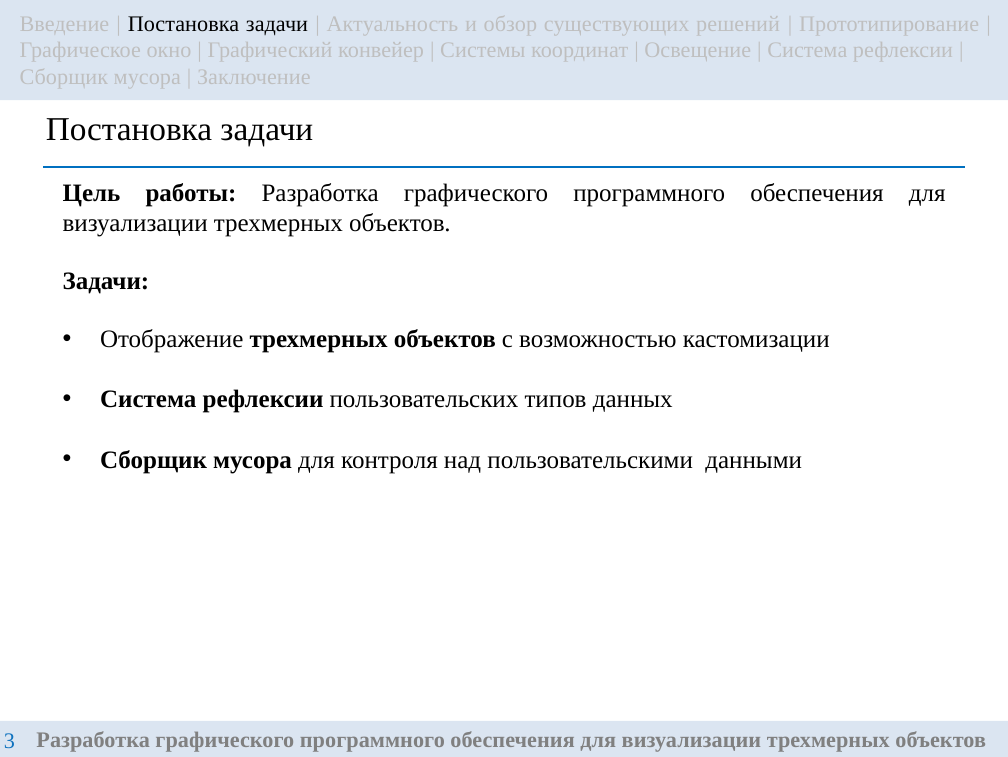
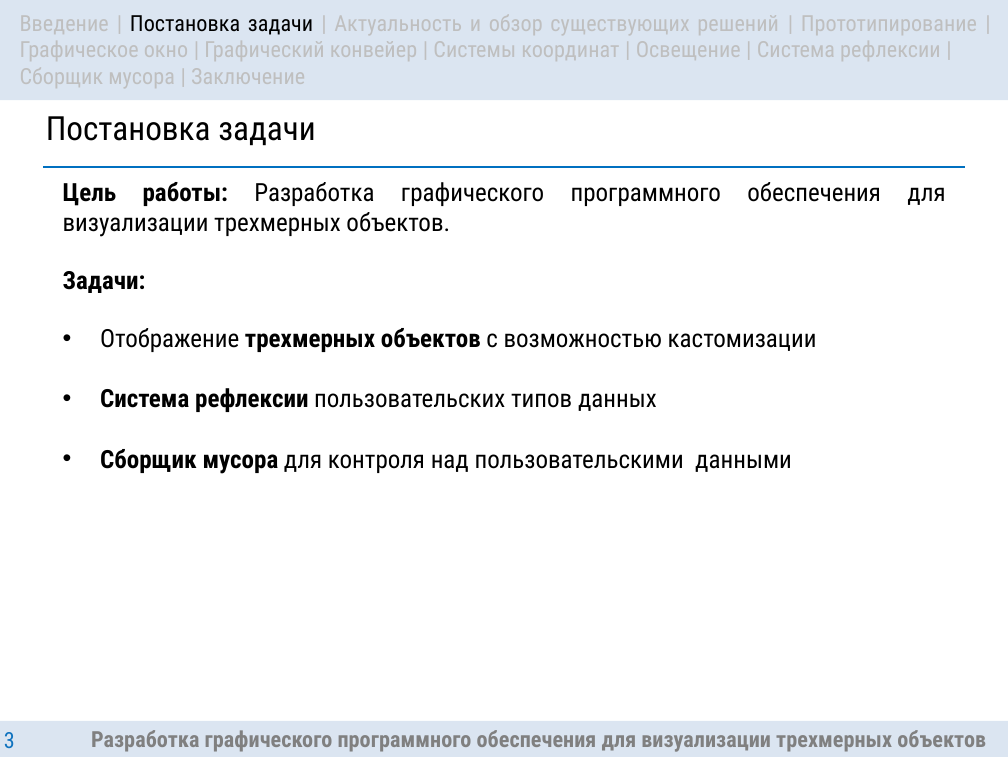
Before and after one commit to DanielDaVinci/Diploma, a slide deck: slide 3 of MIMAPS/presentation/Presentation.pptx. Drawn at 1008x757 pixels with LibreOffice and Linux fonts; fonts in the diff are those of the drawing. Boxes give left, top, right and bottom in pixels: in the first picture for what was removed or moved away, otherwise in the second. Text is boxed around its words. In the diff, an @@ line names an element or a change of style, - is before the commit and + after.

```diff
--- a/MIMAPS/presentation/Presentation.pptx
+++ b/MIMAPS/presentation/Presentation.pptx
@@ font Times New Roman to Roboto Condensed in 5 elements at bbox=[46, 116, 315, 146], bbox=[4, 732, 15, 748], bbox=[63, 182, 945, 474], bbox=[0, 0, 1008, 100], bbox=[0, 720, 1008, 756] @@
```
Also in this commit, not shown: 12 other slides changed, 2 other files.
